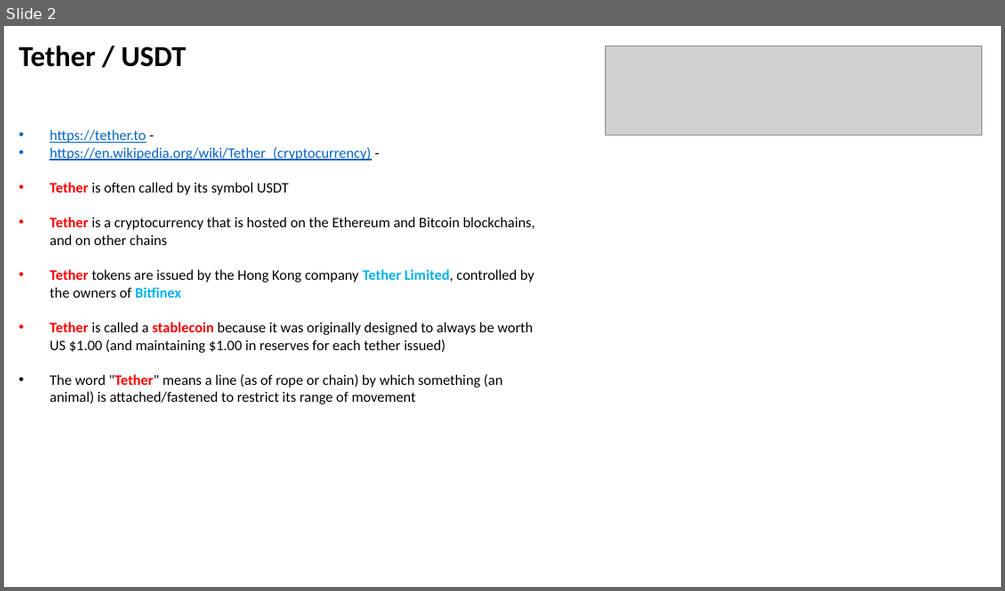
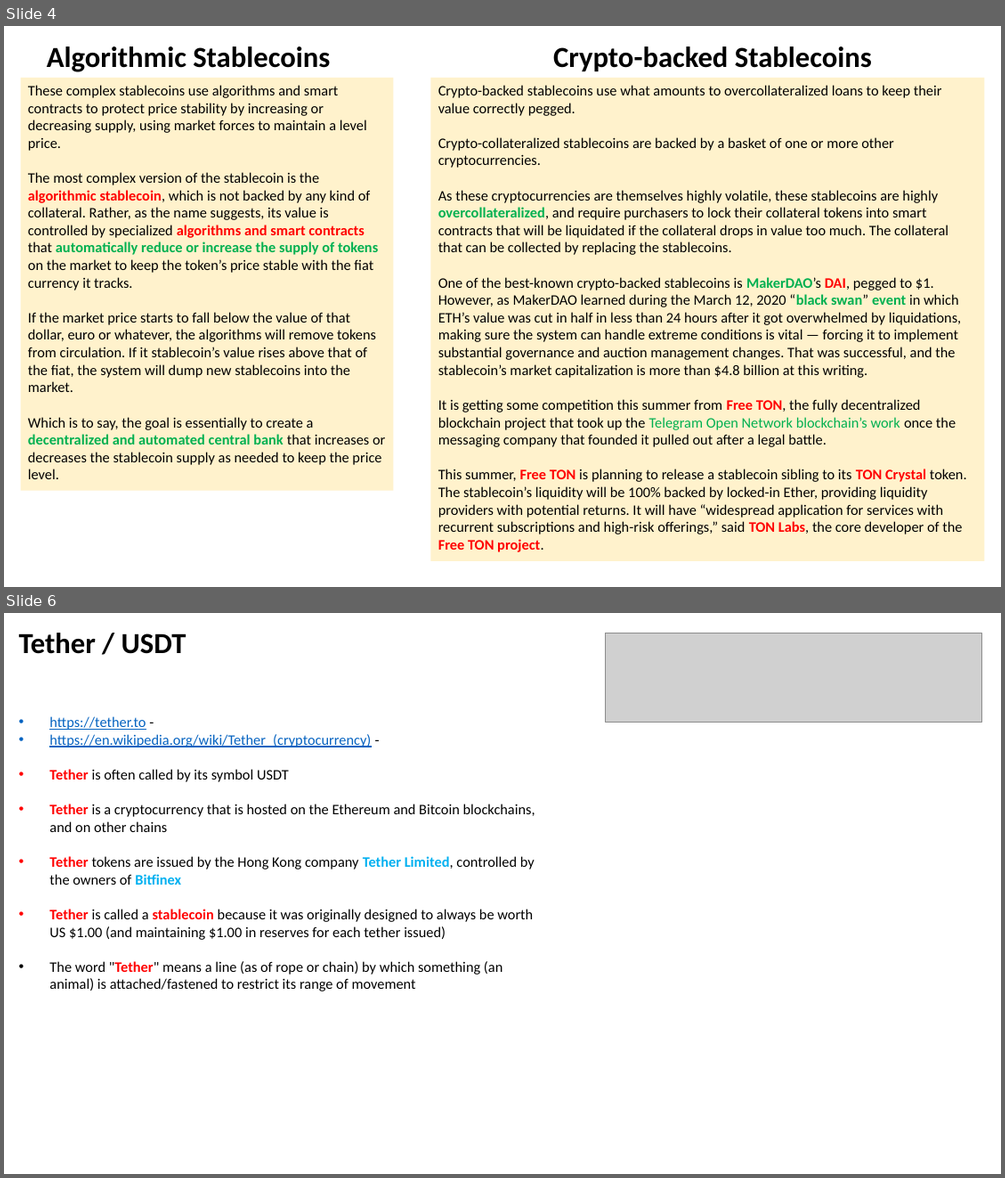
Before and after one commit to lselector/crypto, a slide deck: crypto_04_stable_coins.pptx. Shown one above the other, each under a label of ours: slide 2 before the commit, slides 4 and 6 after it; the slides between them are not shown. The pictures are 1005x591 and 1005x1178 pixels, drawn with LibreOffice and Linux fonts; fonts in the diff are those of the drawing; grey boxes stand for pictures. Boxes give left, top, right and bottom in pixels: in the first picture for what was removed or moved away, otherwise in the second. Text is boxed around its words. In the diff, an @@ line names an element or a change of style, - is before the commit and + after.

```diff
--- a/crypto_04_stable_coins.pptx
+++ b/crypto_04_stable_coins.pptx
@@ slide 4 added at [4, 26, 1001, 587], background #FFFFFF @@
@@ text added at [47, 46, 330, 72], 28 pt, text #000000, bold @@
+Algorithmic Stablecoins
@@ text added at [553, 46, 872, 71], 28 pt, text #000000, bold @@
+Crypto-backed Stablecoins
@@ rectangle added at [20, 78, 394, 491], fill #FFF2CC, 14 pt, text #000000 @@
+These complex stablecoins use algorithms and smart contracts to protect price stability by increasing or decreasing supply, using market forces to maintain a level price.
+The most complex version of the stablecoin is the algorithmic stablecoin, which is not backed by any kind of collateral. Rather, as the name suggests, its value is controlled by specialized algorithms and smart contracts that automatically reduce or increase the supply of tokens on the market to keep the token’s price stable with the fiat currency it tracks.
+If the market price starts to fall below the value of that dollar, euro or whatever, the algorithms will remove tokens from circulation. If it stablecoin’s value rises above that of the fiat, the system will dump new stablecoins into the market.
+Which is to say, the goal is essentially to create a decentralized and automated central bank that increases or decreases the stablecoin supply as needed to keep the price level.
@@ rectangle added at [431, 78, 985, 561], fill #FFF2CC, 14 pt, text #000000 @@
+Crypto-backed stablecoins use what amounts to overcollateralized loans to keep their value correctly pegged.
+Crypto-collateralized stablecoins are backed by a basket of one or more other cryptocurrencies.
+As these cryptocurrencies are themselves highly volatile, these stablecoins are highly overcollateralized, and require purchasers to lock their collateral tokens into smart contracts that will be liquidated if the collateral drops in value too much. The collateral that can be collected by replacing the stablecoins.
+One of the best-known crypto-backed stablecoins is MakerDAO’s DAI, pegged to $1. However, as MakerDAO learned during the March 12, 2020 “black swan” event in which ETH’s value was cut in half in less than 24 hours after it got overwhelmed by liquidations, making sure the system can handle extreme conditions is vital — forcing it to implement substantial governance and auction management changes. That was successful, and the stablecoin’s market capitalization is more than $4.8 billion at this writing.
+It is getting some competition this summer from Free TON, the fully decentralized blockchain project that took up the Telegram Open Network blockchain’s work once the messaging company that founded it pulled out after a legal battle.
+This summer, Free TON is planning to release a stablecoin sibling to its TON Crystal token. The stablecoin’s liquidity will be 100% backed by locked-in Ether, providing liquidity providers with potential returns. It will have “widespread application for services with recurrent subscriptions and high-risk offerings,” said TON Labs, the core developer of the Free TON project.
@@ what was slide 2 is now slide 6 @@
```
Also in this commit, not shown: 1 slide changed, 4 other slides added, 1 other file.
